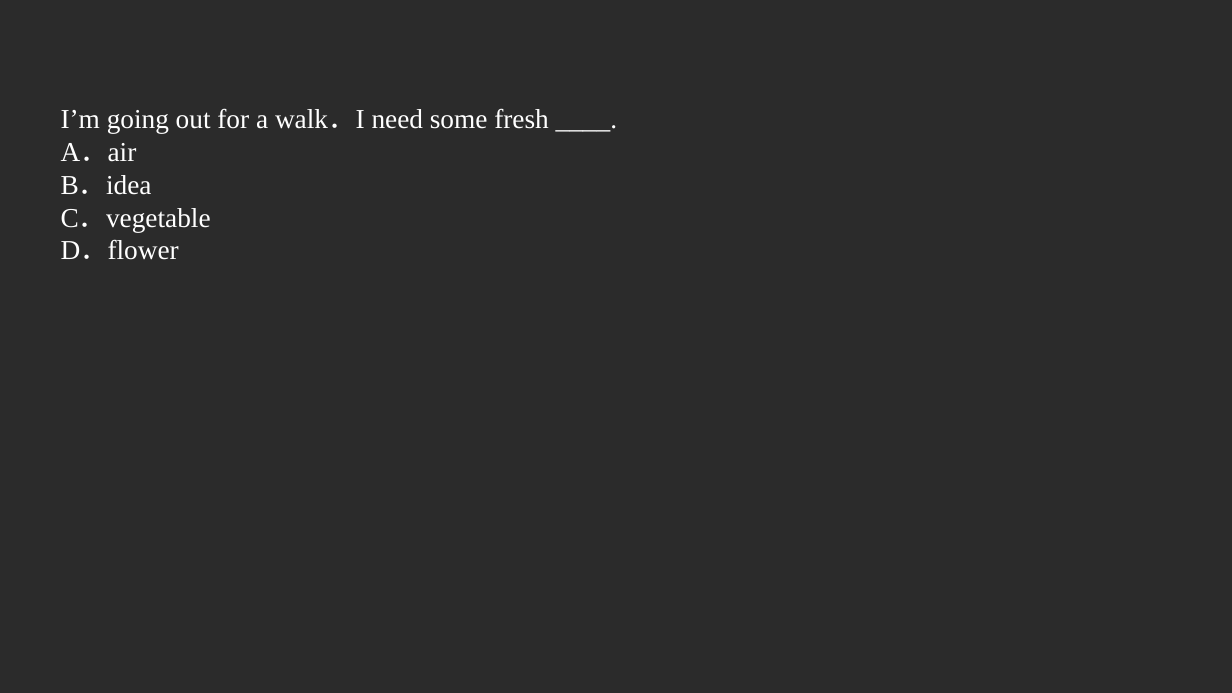
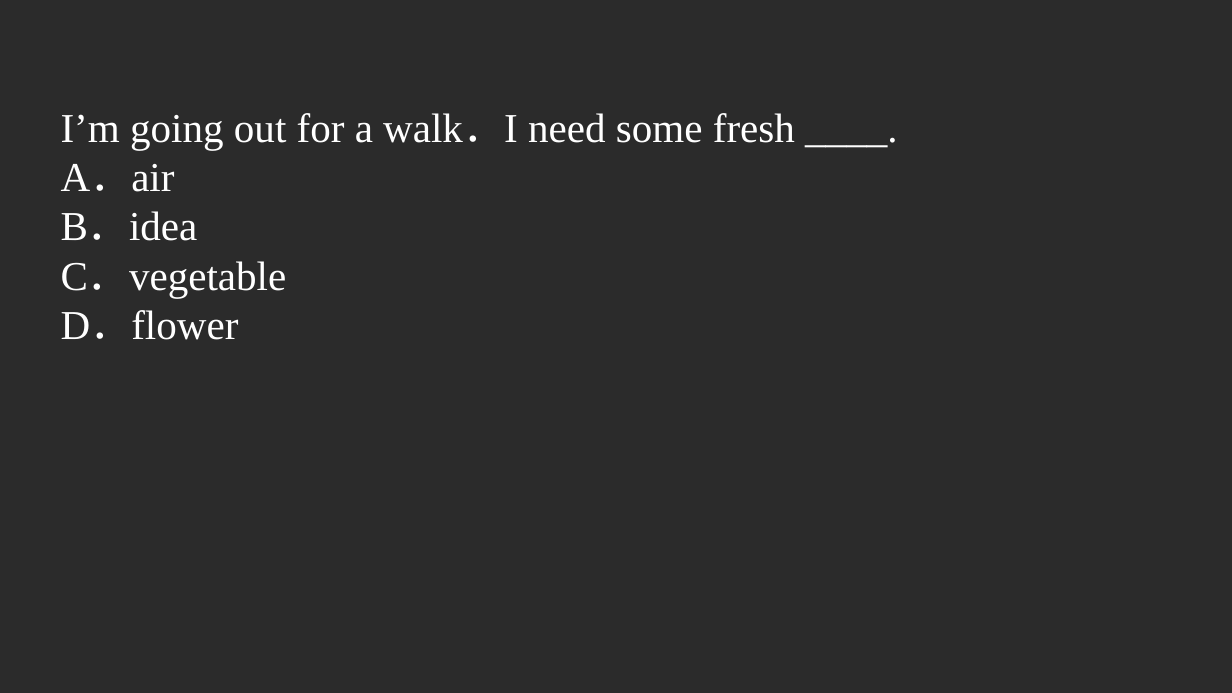
Before and after one commit to evan-gyy/XQFTools, a slide deck: slide 18 of PaperExport/exe/dist/13、2019杨浦二模.pptx. Drawn at 1232x693 pixels with LibreOffice and Linux fonts; fonts in the diff are those of the drawing; background and template pictures are left out; a plain dark background stands for a picture behind light text. Boxes give left, top, right and bottom in pixels: in the first picture for what was removed or moved away, otherwise in the second. Text is boxed around its words. In the diff, an @@ line names an element or a change of style, - is before the commit and + after.

Commit message:
update: text size of PPT auto-modified

```diff
--- a/PaperExport/exe/dist/13、2019杨浦二模.pptx
+++ b/PaperExport/exe/dist/13、2019杨浦二模.pptx
@@ text "I’m going out for a ..." at (61,113,795,340): size 16 to 24 pt @@
```
Also in this commit, not shown: 35 other slides changed, 15 other files.
